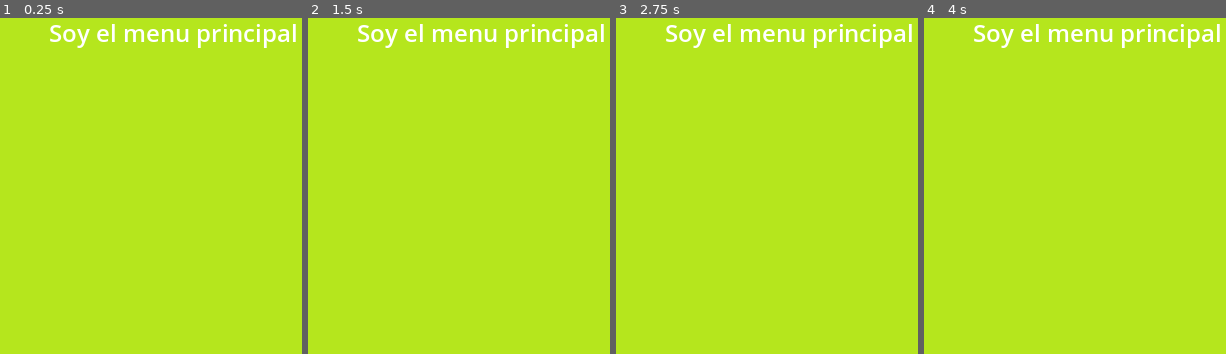
Above: before the commit, frames 1-4 (left to right).
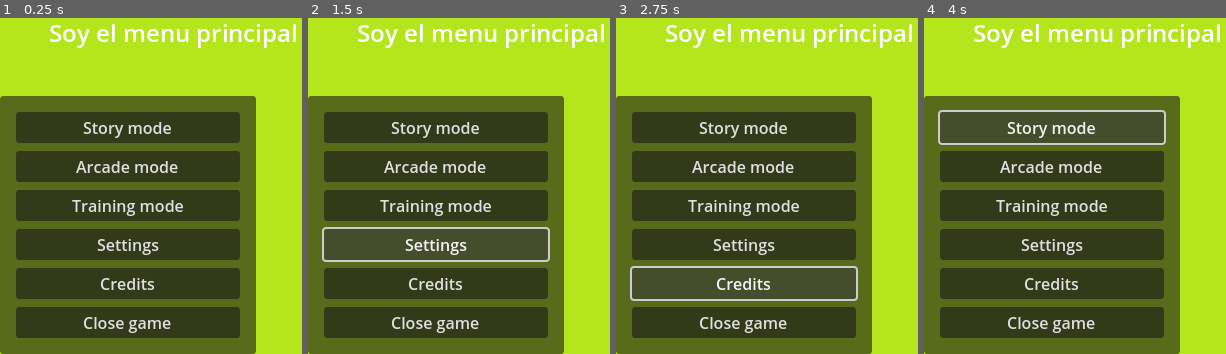
Above: after the commit, the same moments.

Repository: kevinesaa/edge-combat
Game: Godot game, scene res://main-menu/main_menu_scene.tscn
The game is run twice, just before and just after one commit, with the same random seed, the same clock (stepped at 60 frames per second) and the same inputs. This scene is started directly instead of the project's main scene.
Inputs (mouse positions are in pixels of both pictures, inside the frame that each line leads up to):
- Up to frame 1 (0.25 s): no input
- Up to frame 2 (1.5 s): click (434, 206) at 0.5 s, where only the run after the commit has a clickable "Training mode"; click (434, 243) at 1.25 s, where only the run after the commit has a clickable "Settings"
- Up to frame 3 (2.75 s): click (742, 283) at 2 s, where only the run after the commit has a clickable "Credits"
- Up to frame 4 (4 s): click (1050, 128) at 2.75 s, where only the run after the commit has a clickable "Story mode"; click (1050, 128) at 3.5 s, where only the run after the commit has a clickable "Story mode"

The runs differ from the first frame. In frame 1, 65% of the frame differs, in the area x 0-85%, y 23-100%; in frame 2, 65%; in frame 3, 65%; in frame 4, 65%.

Commit message:
feat: main menu layout

Diff:
--- a/levels/0000-first-combat/ButtonController_FirstCombat.gd
+++ b/levels/0000-first-combat/ButtonController_FirstCombat.gd
@@ -33,7 +33,6 @@
 
 func on_close_game_listener() -> void:
 	get_tree().quit()
-
 
 func showPauseMenu() -> void:
 	pause_panel.visible = true
--- a/main-menu/main_menu_scene.tscn
+++ b/main-menu/main_menu_scene.tscn
@@ -24,3 +24,49 @@
 [node name="changeSceneController_Node" type="Node" parent="."]
 script = ExtResource("2_s2c0i")
 path_to_next_scene = "res://levels/0001/level_0001_scene.tscn"
+
+[node name="CanvasLayer" type="CanvasLayer" parent="."]
+
+[node name="PanelContainer" type="PanelContainer" parent="CanvasLayer"]
+anchors_preset = -1
+anchor_top = 1.0
+anchor_right = 0.4
+anchor_bottom = 1.0
+grow_vertical = 0
+
+[node name="MarginContainer" type="MarginContainer" parent="CanvasLayer/PanelContainer"]
+layout_mode = 2
+theme_override_constants/margin_left = 16
+theme_override_constants/margin_top = 16
+theme_override_constants/margin_right = 16
+theme_override_constants/margin_bottom = 16
+
+[node name="VBoxContainer" type="VBoxContainer" parent="CanvasLayer/PanelContainer/MarginContainer"]
+layout_mode = 2
+theme_override_constants/separation = 8
+
+[node name="storyMode_Button" type="Button" parent="CanvasLayer/PanelContainer/MarginContainer/VBoxContainer"]
+layout_mode = 2
+text = "Story mode"
+
+[node name="arcadeMode_Button" type="Button" parent="CanvasLayer/PanelContainer/MarginContainer/VBoxContainer"]
+layout_mode = 2
+text = "Arcade mode"
+
+[node name="trainingMode_Button" type="Button" parent="CanvasLayer/PanelContainer/MarginContainer/VBoxContainer"]
+layout_mode = 2
+text = "Training mode"
+
+[node name="settings_Button" type="Button" parent="CanvasLayer/PanelContainer/MarginContainer/VBoxContainer"]
+layout_mode = 2
+text = "Settings"
+
+[node name="credits_Button" type="Button" parent="CanvasLayer/PanelContainer/MarginContainer/VBoxContainer"]
+layout_mode = 2
+text = "Credits
+"
+
+[node name="exit_Button" type="Button" parent="CanvasLayer/PanelContainer/MarginContainer/VBoxContainer"]
+layout_mode = 2
+text = "Close game
+"
